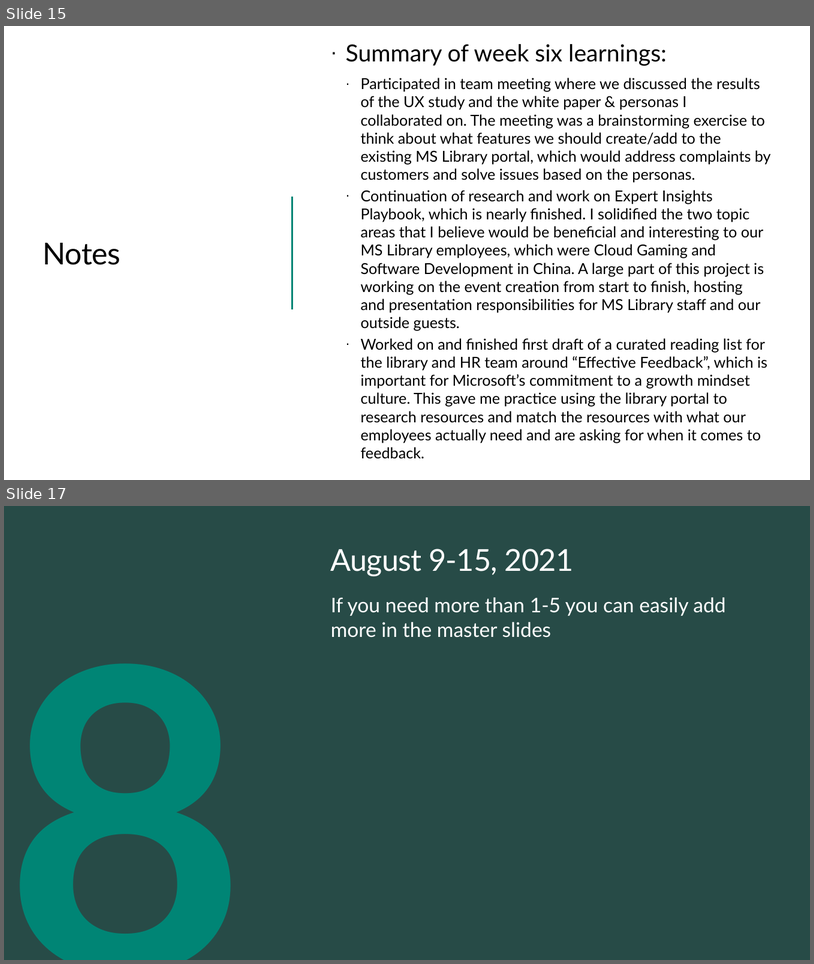
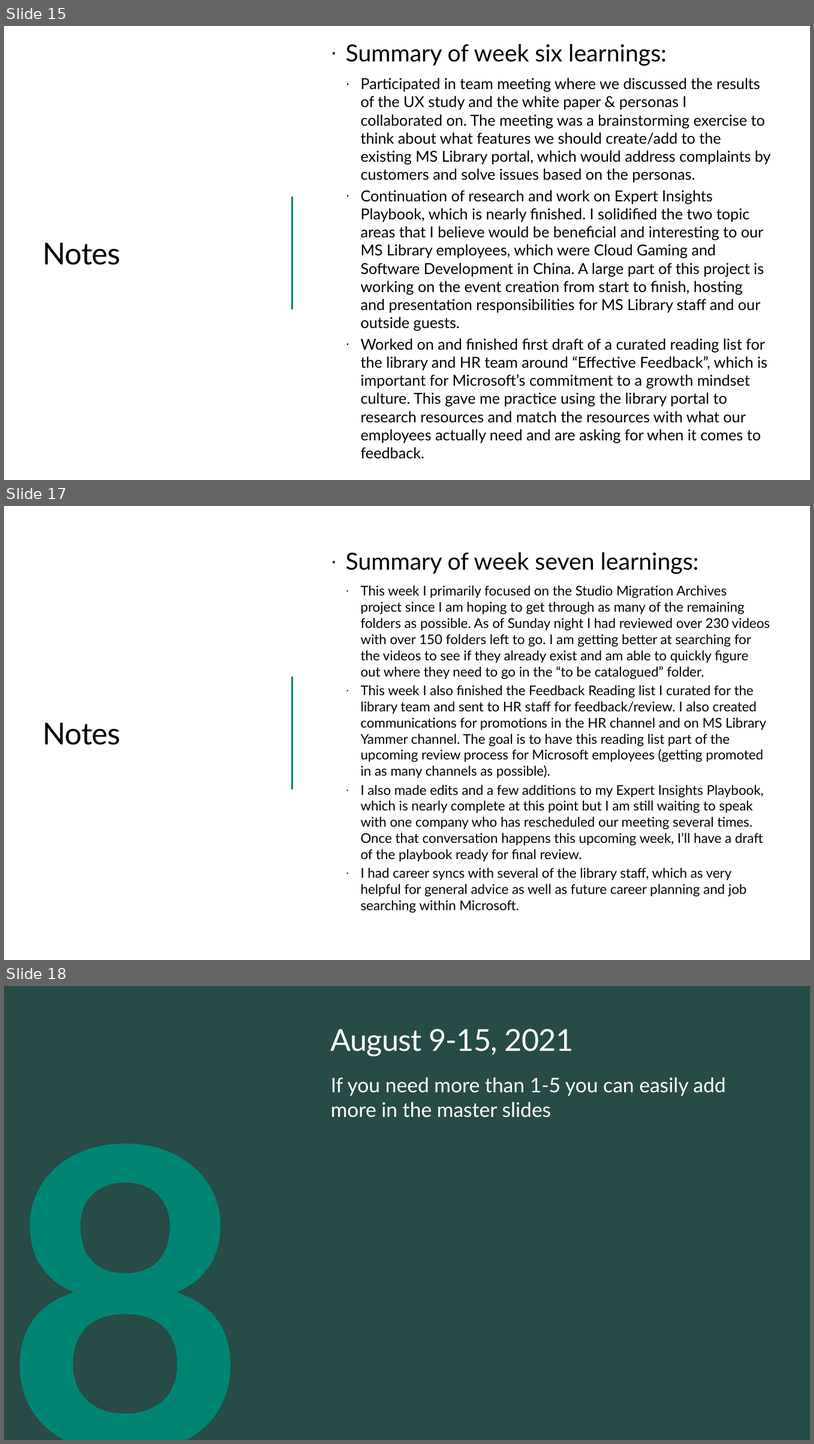
Before and after one commit to ewhinihan/dfw_mslibrary, a slide deck: DFW_MSLibraryArchives_WeeklyLearnings.pptx. Shown one above the other, each under a label of ours: slides 15 and 17 before the commit, slides 15, 17 and 18 after it; the slides between them are not shown. The pictures are 814x964 and 814x1444 pixels, drawn with LibreOffice and Linux fonts; fonts in the diff are those of the drawing; background and template pictures are left out. Boxes give left, top, right and bottom in pixels: in the first picture for what was removed or moved away, otherwise in the second. Text is boxed around its words. In the diff, an @@ line names an element or a change of style, - is before the commit and + after.

```diff
--- a/DFW_MSLibraryArchives_WeeklyLearnings.pptx
+++ b/DFW_MSLibraryArchives_WeeklyLearnings.pptx
@@ slide 17 added at (4,506,810,960), background #FFFFFF; not listed: 1 template element that a slide beside it also shows @@
@@ text added at (346,552,771,912), 16 pt, text #000000 @@
+· Summary of week seven learnings:
+  · This week I primarily focused on the Studio Migration Archives project since I am hoping to get through as many of the remaining folders as possible. As of Sunday night I had reviewed over 230 videos with over 150 folders left to go. I am getting better at searching for the videos to see if they already exist and am able to quickly figure out where they need to go in the “to be catalogued” folder.
+  · This week I also finished the Feedback Reading list I curated for the library team and sent to HR staff for feedback/review. I also created communications for promotions in the HR channel and on MS Library Yammer channel. The goal is to have this reading list part of the upcoming review process for Microsoft employees (getting promoted in as many channels as possible).
+  · I also made edits and a few additions to my Expert Insights Playbook, which is nearly complete at this point but I am still waiting to speak with one company who has rescheduled our meeting several times. Once that conversation happens this upcoming week, I’ll have a draft of the playbook ready for final review.
+  · I had career syncs with several of the library staff, which as very helpful for general advice as well as future career planning and job searching within Microsoft.
@@ title added at (43,723,120,745), 36 pt, text #000000 @@
+Notes
@@ what was slide 17 is now slide 18 @@
```
Also in this commit, not shown: 2 slides changed, 11 slides removed.
